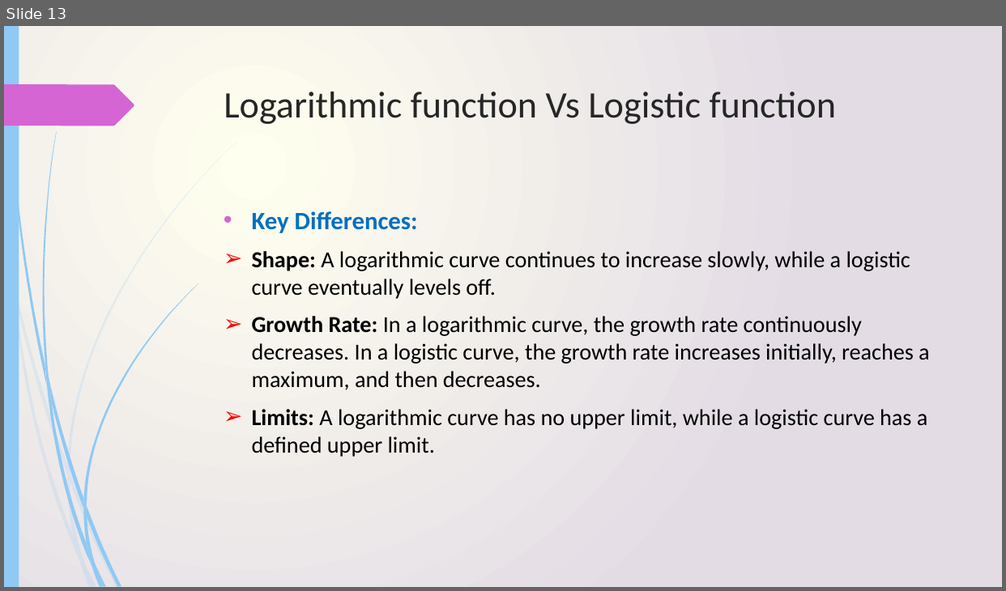
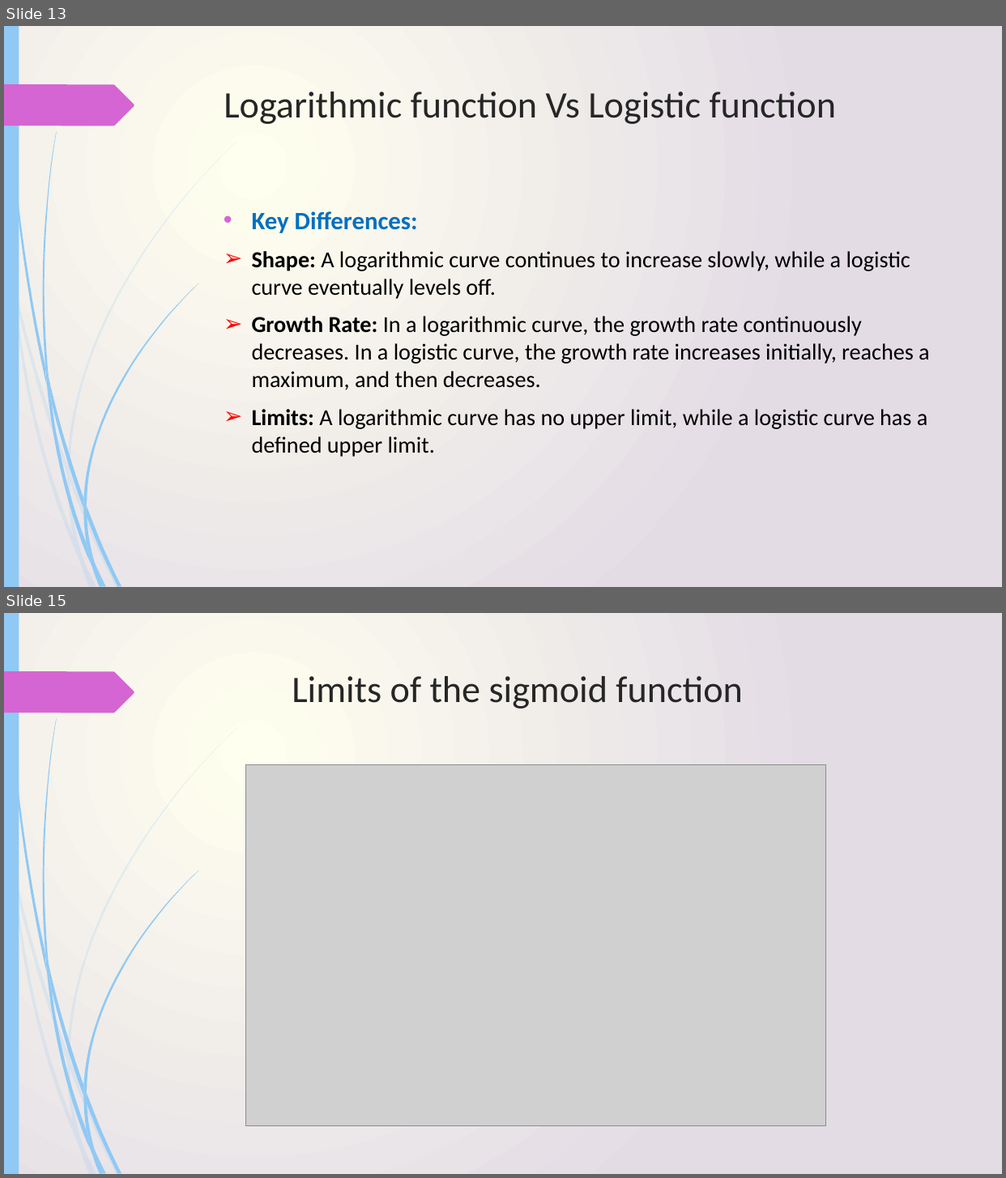
Before and after one commit to JYOTHY-DAS/Data-Analysis-Slides, a slide deck: Logarithmic curves.pptx. Shown one above the other, each under a label of ours: slide 13 before the commit, slides 13 and 15 after it; the slides between them are not shown. The pictures are 1006x591 and 1006x1178 pixels, drawn with LibreOffice and Linux fonts; fonts in the diff are those of the drawing; grey boxes stand for pictures. Boxes give left, top, right and bottom in pixels: in the first picture for what was removed or moved away, otherwise in the second. Text is boxed around its words. In the diff, an @@ line names an element or a change of style, - is before the commit and + after.

```diff
--- a/Logarithmic curves.pptx
+++ b/Logarithmic curves.pptx
@@ slide 15 added at (4,613,1002,1174), background gradient #FFFFEF to #E4DDE6; not listed: 24 template elements that a slide beside it also shows @@
@@ title added at (292,676,742,709), 36 pt, text #262626 @@
+Limits of the sigmoid function
@@ picture added at (246,765,826,1126) @@
```
Also in this commit, not shown: 3 slides changed, 3 other slides added.
